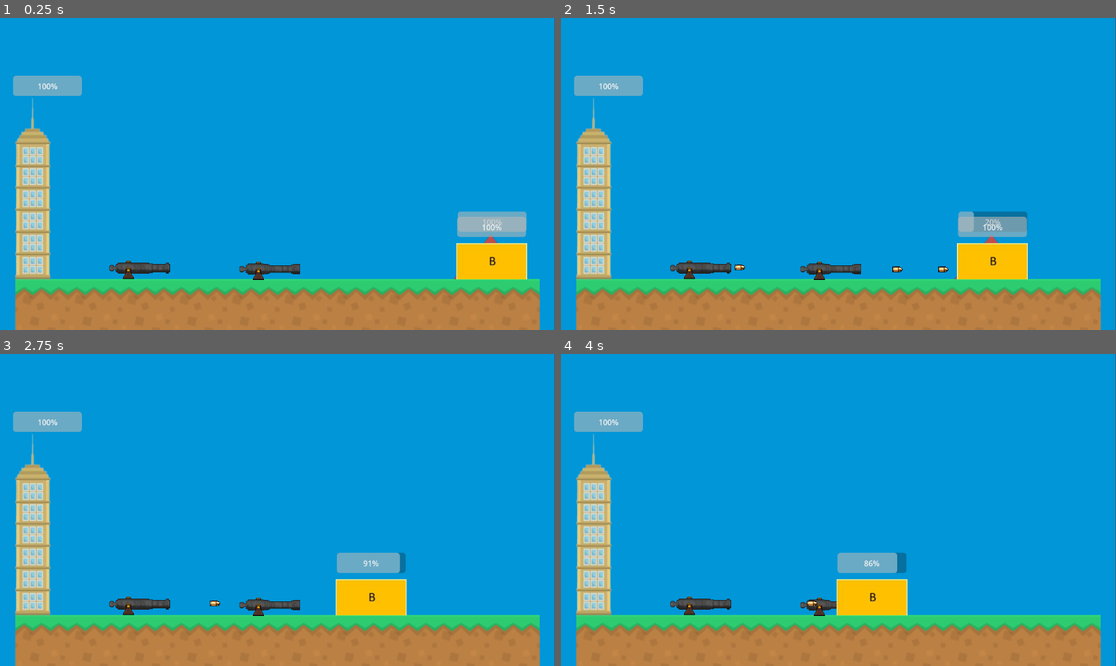
Above: before the commit, frames 1-4 (two rows, left to right).
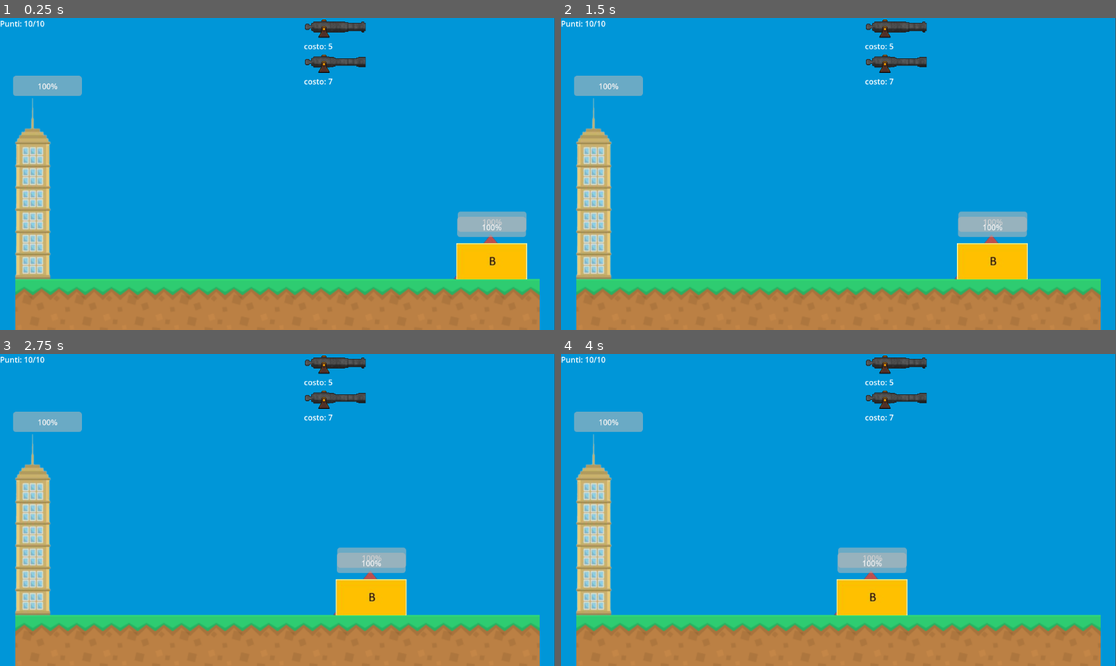
Above: after the commit, the same moments.

Repository: Gabbosenpai/Project-Hydra
Game: Godot game, scene res://Scene/Main/main.tscn
Same seed, same stepped clock (60 frames per second), same inputs: the game is played once before the commit and once after it. This scene is started directly instead of the project's main scene.
Inputs (mouse positions are in pixels of both pictures, inside the frame that each line leads up to):
- Up to frame 1 (0.25 s): no input
- Up to frame 2 (1.5 s): move the mouse to (960, 158) at 0.52 s; click (960, 158) at 0.67 s; move the mouse to (727, 189) at 1.27 s; click (727, 189) at 1.42 s
- Up to frame 3 (2.75 s): move the mouse to (333, 441) at 2.02 s; click (333, 441) at 2.17 s
- Up to frame 4 (4 s): move the mouse to (810, 572) at 2.77 s; click (810, 572) at 2.92 s; move the mouse to (1005, 556) at 3.52 s; click (1005, 556) at 3.67 s

The runs differ from the first frame. In frame 1, 1.7% of the frame differs, in the area x 0-66%, y 0-84%; in frame 2, 2.4%; in frame 3, 2.6%, in the area x 0-74%, y 0-84%; in frame 4, 2.4%.

Commit message:
Aggiornato il codice e modificata la centratura per posizionare i cannoni

Diff:
--- a/prototipo/Scene/Cannone_A/cannone_A.tscn
+++ b/prototipo/Scene/Cannone_A/cannone_A.tscn
@@ -17,16 +17,16 @@
 collision_mask = 18
 
 [node name="CollisionShape2D" type="CollisionShape2D" parent="Area_Rilevamento"]
-position = Vector2(825, 625)
+position = Vector2(275, -4)
 shape = SubResource("CircleShape2D_etfuu")
 
 [node name="Sprite2D" type="Sprite2D" parent="."]
-position = Vector2(533, 629)
+position = Vector2(-3.09482, 1.71994)
 texture = ExtResource("1_b2cjv")
 
 [node name="CollisionShape2D" type="CollisionShape2D" parent="."]
-position = Vector2(532.5, 627.5)
+position = Vector2(-1.14609, 1.71994)
 shape = SubResource("RectangleShape2D_etfuu")
 
 [node name="Posizione_Proiettile" type="Marker2D" parent="."]
-position = Vector2(598, 624)
+position = Vector2(69, -2)
--- a/prototipo/Scene/Cannone_B/cannone_b.tscn
+++ b/prototipo/Scene/Cannone_B/cannone_b.tscn
@@ -19,16 +19,16 @@
 collision_mask = 18
 
 [node name="CollisionShape2D" type="CollisionShape2D" parent="Area_Rilevamento"]
-position = Vector2(807, 605)
+position = Vector2(282, -10)
 shape = SubResource("CircleShape2D_6tf6q")
 
 [node name="Sprite2D" type="Sprite2D" parent="."]
-position = Vector2(526, 627)
+position = Vector2(0.84906, -3.02946)
 texture = ExtResource("1_6tf6q")
 
 [node name="CollisionShape2D" type="CollisionShape2D" parent="."]
-position = Vector2(525.75, 623)
+position = Vector2(-1.29456, -3.02946)
 shape = SubResource("RectangleShape2D_704jc")
 
 [node name="Posizione_Proiettile" type="Marker2D" parent="."]
-position = Vector2(598, 624)
+position = Vector2(67, -8)
--- a/prototipo/Scene/Main/main.tscn
+++ b/prototipo/Scene/Main/main.tscn
@@ -1,10 +1,9 @@
-[gd_scene load_steps=8 format=3 uid="uid://kqan7xr1df8e"]
+[gd_scene load_steps=7 format=3 uid="uid://kqan7xr1df8e"]
 
 [ext_resource type="Script" uid="uid://dpvtx6sipt86c" path="res://Assets/main.gd" id="1_frkly"]
 [ext_resource type="PackedScene" uid="uid://bpagxclawl07n" path="res://Scene/Ambiente/ambiente.tscn" id="1_pw3jx"]
-[ext_resource type="PackedScene" uid="uid://doydhv8ucg1q" path="res://Scene/Cannone_A/cannone_A.tscn" id="2_m5fuk"]
+[ext_resource type="PackedScene" uid="uid://dvv3kckbytpfm" path="res://Scene/Barra_Carte/barra_carte.tscn" id="3_frkly"]
 [ext_resource type="PackedScene" uid="uid://bplyl7tiqstux" path="res://Scene/Nemico_A/nemico_a.tscn" id="3_t4vit"]
-[ext_resource type="PackedScene" uid="uid://ch2852v1t6rfv" path="res://Scene/Cannone_B/cannone_b.tscn" id="4_t4vit"]
 [ext_resource type="PackedScene" uid="uid://y50wgarlfrdp" path="res://Scene/Nemico_B/nemico_b.tscn" id="5_frkly"]
 
 [sub_resource type="LabelSettings" id="LabelSettings_t4vit"]
@@ -15,11 +14,7 @@
 
 [node name="Ambiente" parent="." groups=["Torre"] instance=ExtResource("1_pw3jx")]
 
-[node name="Cannone_A" parent="." instance=ExtResource("2_m5fuk")]
-position = Vector2(-243, -106)
-
-[node name="Cannone_B" parent="." instance=ExtResource("4_t4vit")]
-position = Vector2(34, -102)
+[node name="CanvasLayer2" parent="." instance=ExtResource("3_frkly")]
 
 [node name="Nemico_A" parent="." instance=ExtResource("3_t4vit")]
 position = Vector2(411, -105)
--- a/prototipo/Scripts/barra_carte.gd
+++ b/prototipo/Scripts/barra_carte.gd
@@ -1,13 +1,18 @@
 extends CanvasLayer
 
-var punti = 10  # Elisir iniziale
+# Quantità iniziale di punti (elisir)
+var punti = 10
+
+# Variabili per la carta selezionata e il cannone in anteprima
 var carta_selezionata : PackedScene = null
-var anteprima_cannone : StaticBody2D = null  # Cambia la variabile in StaticBody2D
+var anteprima_cannone : StaticBody2D = null
 var tipo_cannone_selezionato: String = ""
 
+# Costi dei vari cannoni
 const COSTO_CANNONE1 = 5
 const COSTO_CANNONE2 = 7
 
+# Riferimenti ai nodi UI
 @onready var punti_bar = $Barra_Punti
 @onready var punti_label = $Barra_Punti/Punti
 @onready var timer_punti = $TimerPunti
@@ -15,12 +20,14 @@
 @onready var carta1 = $BarraCarte/Carta
 @onready var carta2 = $BarraCarte/Carta2
 
-
 func _ready():
+	# Avvia il timer per la generazione automatica dei punti
 	timer_punti.start()
+	# Connetti il click delle carte alle funzioni
 	carta1.gui_input.connect(_on_Carta1_clicked)
 	carta2.gui_input.connect(_on_Carta2_clicked)
 
+# Funzione quando clicchiamo sulla carta1
 func _on_Carta1_clicked(event):
 	if event is InputEventMouseButton and event.button_index == MOUSE_BUTTON_LEFT and event.pressed:
 		print("🖱️ Cliccato su Carta1 - Punti attuali:", punti)
@@ -32,6 +39,7 @@
 		else:
 			print("⚠️ Non abbastanza punti per selezionare il Cannone1!")
 
+# Funzione quando clicchiamo sulla carta2
 func _on_Carta2_clicked(event):
 	if event is InputEventMouseButton and event.button_index == MOUSE_BUTTON_LEFT and event.pressed:
 		print("🖱️ Cliccato su Carta2 - Punti attuali:", punti)
@@ -43,6 +51,7 @@
 		else:
 			print("⚠️ Non abbastanza punti per selezionare il Cannone2!")
 
+# Crea l'anteprima del cannone che segue il mouse
 func crea_anteprima(cannone_tipo: String):
 	if anteprima_cannone:
 		print("🧹 Rimuovo anteprima precedente")
@@ -51,16 +60,20 @@
 	if carta_selezionata != null:
 		anteprima_cannone = carta_selezionata.instantiate() as StaticBody2D
 		add_child(anteprima_cannone)
-		anteprima_cannone.modulate.a = 0.5
+		anteprima_cannone.modulate.a = 0.5  # Rendi semi-trasparente
 		anteprima_cannone.global_position = get_viewport().get_mouse_position()
 		print("🆕 Creata nuova anteprima:", cannone_tipo)
 
+# Gestione degli input (clic del mouse)
 func _input(event):
 	if event is InputEventMouseButton and event.button_index == MOUSE_BUTTON_LEFT and event.pressed:
 		if anteprima_cannone:
 			print("✅ Confermato posizionamento di", tipo_cannone_selezionato)
-			anteprima_cannone.modulate.a = 1.0
-			# Ora controlliamo il tipo, non il nome nodo!
+			anteprima_cannone.modulate.a = 1.0  # Rendi il cannone completamente visibile
+			# Attiva il cannone per permettergli di sparare
+			anteprima_cannone.attivo = true
+
+			# Scala i punti in base al tipo di cannone
 			if tipo_cannone_selezionato == "Cannone_A" and punti >= COSTO_CANNONE1:
 				punti -= COSTO_CANNONE1
 				print("💸 Scalato", COSTO_CANNONE1, "punti! Rimasti:", punti)
@@ -71,23 +84,28 @@
 				aggiorna_punti()
 			else:
 				print("⚠️ Non abbastanza punti per confermare il cannone")
+
+			# Resetta le variabili per permettere nuove selezioni
 			anteprima_cannone = null
 			carta_selezionata = null
-			tipo_cannone_selezionato = ""  # 🆕 Resetti il tipo selezionato
+			tipo_cannone_selezionato = ""
 
+# Aggiorna la barra dei punti e il testo
 func aggiorna_punti():
 	print("🔄 Aggiornamento barra punti:", punti)
 	punti_label.text = "Punti: %d/10" % punti
 	punti_bar.value = punti
 
+# Funzione che aggiorna la posizione dell'anteprima ogni frame
 func _process(delta: float) -> void:
 	if anteprima_cannone:
 		anteprima_cannone.global_position = get_viewport().get_mouse_position()
 
+# Funzione chiamata dal timer ogni tot secondi per incrementare i punti
 func _on_TimerPunti_timeout():
 	print("⏲️ Timer attivato! Punti prima:", punti)
 	punti += 1
 	if punti > 10:
-		punti = 10
+		punti = 10  # Non supera mai 10 punti massimi
 	print("⏲️ Timer - punti incrementati a", punti)
 	aggiorna_punti()
--- a/prototipo/Scripts/cannone_a.gd
+++ b/prototipo/Scripts/cannone_a.gd
@@ -9,6 +9,8 @@
 # Tempo da attendere tra uno sparo e l'altro (in secondi)
 var tempo_tra_spari = 1.0
 var timer_sparo = 0.0  # Timer per controllare il tempo tra gli spari
+var attivo: bool = false  # Nuovo - il cannone spara solo se attivo
+
 
 func _ready() -> void:
 	# Collega i segnali di entrata e uscita all'Area2D usata per il rilevamento
@@ -21,6 +23,8 @@
 	print("Cannone pronto a sparare, timer impostato su:", timer_sparo)
 
 func _process(delta: float) -> void:
+	if not attivo:
+		return  # Se non attivo, non fa niente
 	# Pulisce la lista da eventuali nemici null (morti o rimossi dalla scena)
 	nemici_rilevati = nemici_rilevati.filter(func(n): return is_instance_valid(n))
 
--- a/prototipo/Scripts/cannone_b.gd
+++ b/prototipo/Scripts/cannone_b.gd
@@ -11,6 +11,7 @@
 var timer_sparo = 0.0  # Timer per controllare il tempo tra gli spari
 
 var danno_proiettile = 40  # Imposta il danno per i proiettili del Cannone B (puoi cambiarlo)
+var attivo: bool = false  # Nuovo - il cannone spara solo se attivo
 
 func _ready() -> void:
 	# Collega i segnali di entrata e uscita all'Area2D usata per il rilevamento
@@ -23,6 +24,8 @@
 	print("Cannone pronto a sparare, timer impostato su:", timer_sparo)
 
 func _process(delta: float) -> void:
+	if not attivo:
+		return  # Se non attivo, non fa niente
 	# Se ci sono nemici rilevati, gestisci il conto alla rovescia per lo sparo
 	if nemici_rilevati.size() > 0:
 		print("Nemici rilevati! Timer rimasto:", timer_sparo)
